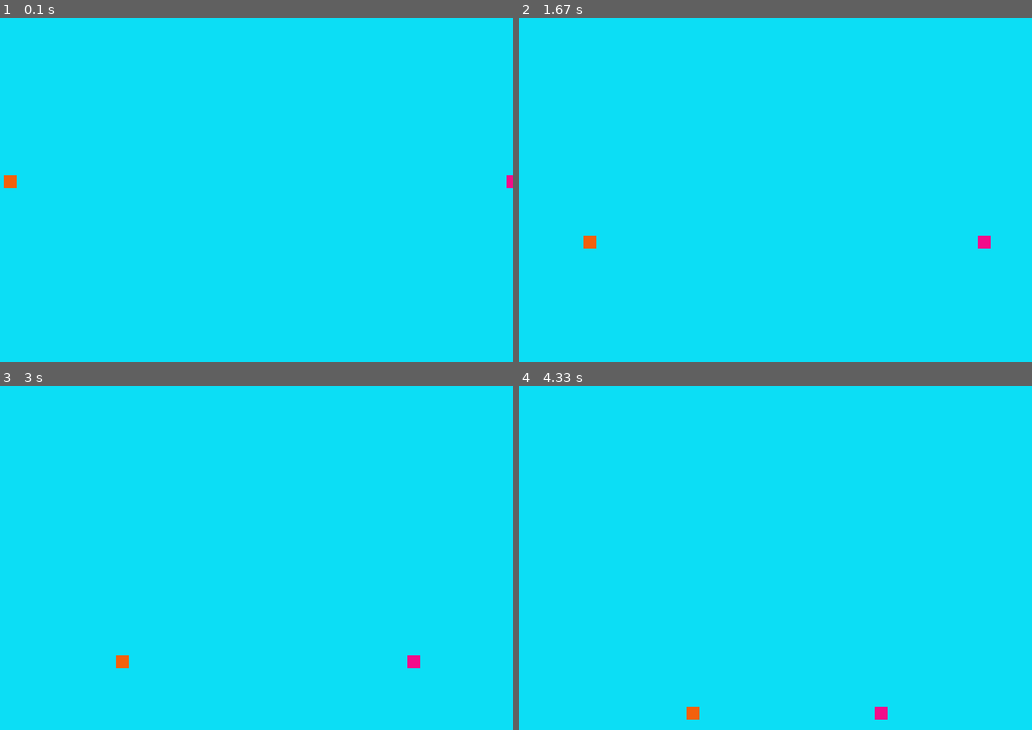
Above: before the commit, frames 1-4 (two rows, left to right).
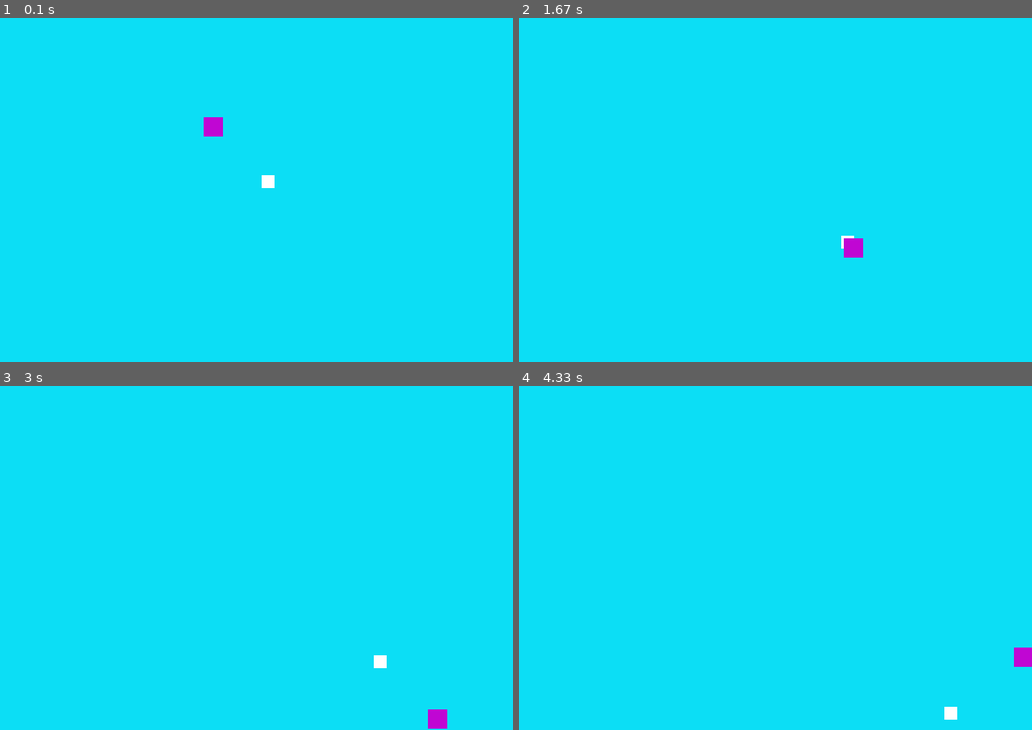
Above: after the commit, the same moments.

Repository: tudor204/bolillas
Game: pygame game, started from main.py
The game is run twice, just before and just after one commit, with the same random seed, the same clock (stepped at 60 frames per second) and the same inputs.
Inputs:
- Up to frame 1 (0.1 s): no input
- Up to frame 2 (1.67 s): no input
- Up to frame 3 (3 s): no input
- Up to frame 4 (4.33 s): no input

The runs differ from the first frame. In frame 1, 0.4% of the frame differs, in the area x 0-100%, y 28-50%; in frame 2, 0.4%; in frame 3, 0.5%, in the area x 22-88%, y 78-100%; in frame 4, 0.5%.

Commit message:
crear Clase rectangulo

Diff:
--- a/figura_class.py
+++ b/figura_class.py
@@ -1,8 +1,33 @@
 class Rectangulo:
-    def __init__(self):
-            print("Hola esto es rectangulo")
+    #metodo constructor o inicializador
+    def __init__(self, pos_x, pos_y, color=(255,255,255),w=20, h=20 ):
+            self.pos_x= pos_x
+            self.pos_y= pos_y
+            self.color= color
+            self.w= w
+            self.h= h
+            self.vx=0
+            self.vy=0
 
-object=Rectangulo()
+    def velocidad(self,vx,vy):
+          self.vx= vx
+          self.vy=vy
+
+    def mover(self,xmax,ymax):
+          self.pos_x += self.vx
+          self.pos_y += self.vy
+          if self.pos_x >= xmax or self.pos_x <=0:#los limites en x
+             self.vx *= -1
+          if self.pos_y >= ymax or self.pos_y <=0:#los limites en y
+             self.vy *= -1
+
+
+
+
+
+
+
+
 """
 tamaño (800,600)
 
--- a/main.py
+++ b/main.py
@@ -1,4 +1,5 @@
 import pygame as pg
+from figura_class import Rectangulo
 
 #inicializar los modulos de pygame
 pg.init()
@@ -9,6 +10,11 @@
 
 game_over = False
 
+rectangulo1=Rectangulo(400,300)
+rectangulo2=Rectangulo(300,200,(192,6,211),30,30)
+rectangulo1.velocidad(1,1)
+rectangulo2.velocidad(2,2)
+"""
 x=0
 vx=1
 y=300
@@ -18,7 +24,7 @@
 vx2=1
 y2=300
 vy2=1
-
+"""
 while not game_over:
 
     for eventos in pg.event.get():#capturar todos los eventos mientras el bucle se ejecute
@@ -28,6 +34,9 @@
 
     pantalla.fill( (12,222,245) )#asignar color a la pantalla
 
+    rectangulo1.mover(800,600)
+    rectangulo2.mover(800,600)
+    """
     x += vx
     y += vy
     if x >= 800 or x==0:#los limites en x
@@ -42,9 +51,10 @@
     if y2 >= 600 or y2==0:#los limites en y
         vy2 *= -1
     #y -= 1
+    """
     # la pantalla o souface, color en rgb, posiciones(posición ancho, posicion largo,tamaño del rect largo, tamaño de rec ancho)
-    pg.draw.rect(pantalla, (243, 96, 12),(x,y,20,20))#dibujar un rectángulo
-    pg.draw.rect(pantalla, (243, 12, 138),(x2,y2,20,20))#dibujar un rectángulo
+    pg.draw.rect(pantalla, rectangulo1.color,(rectangulo1.pos_x,rectangulo1.pos_y,rectangulo1.w,rectangulo1.h))#dibujar un rectángulo
+    pg.draw.rect(pantalla, rectangulo2.color,(rectangulo2.pos_x,rectangulo2.pos_y,rectangulo2.w,rectangulo2.h))#dibujar un rectángulo
 
 
 
